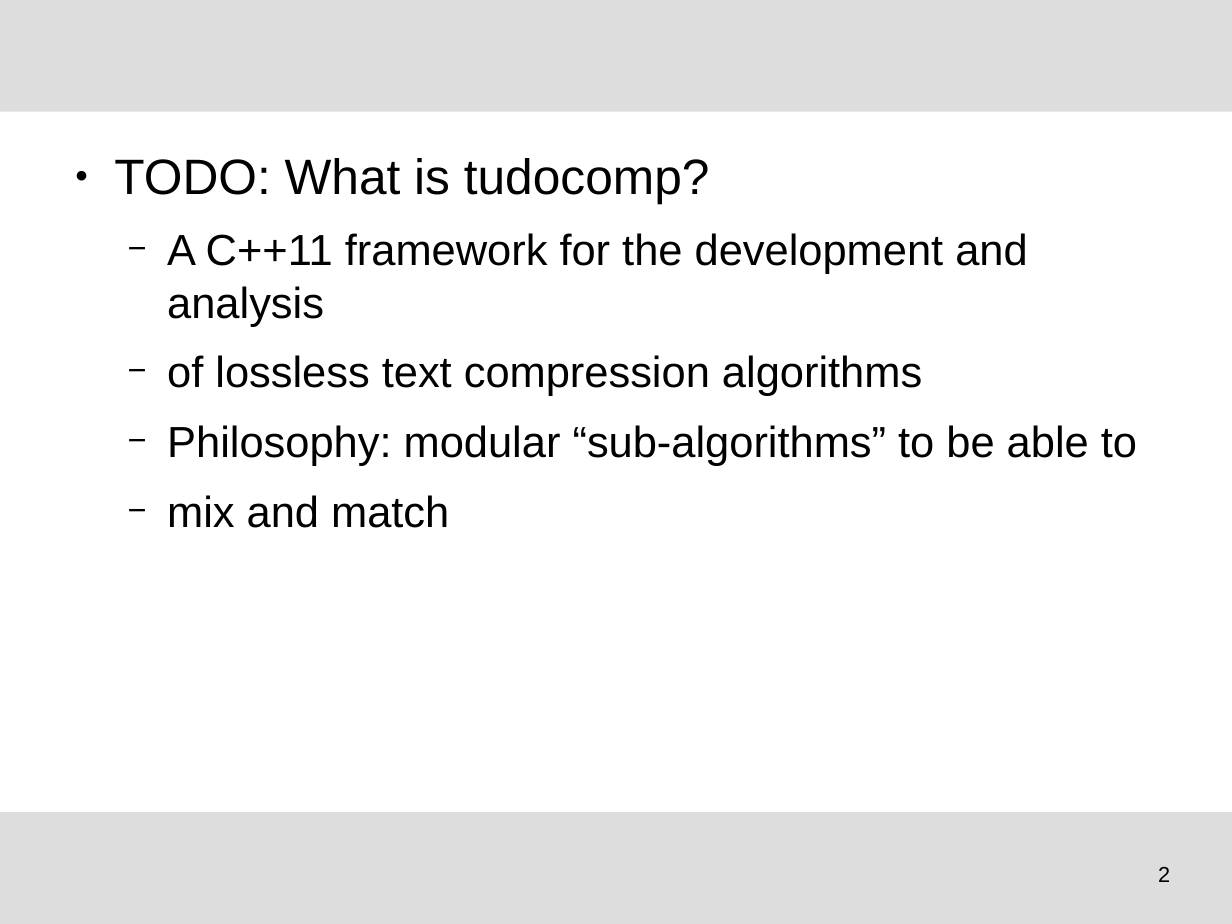
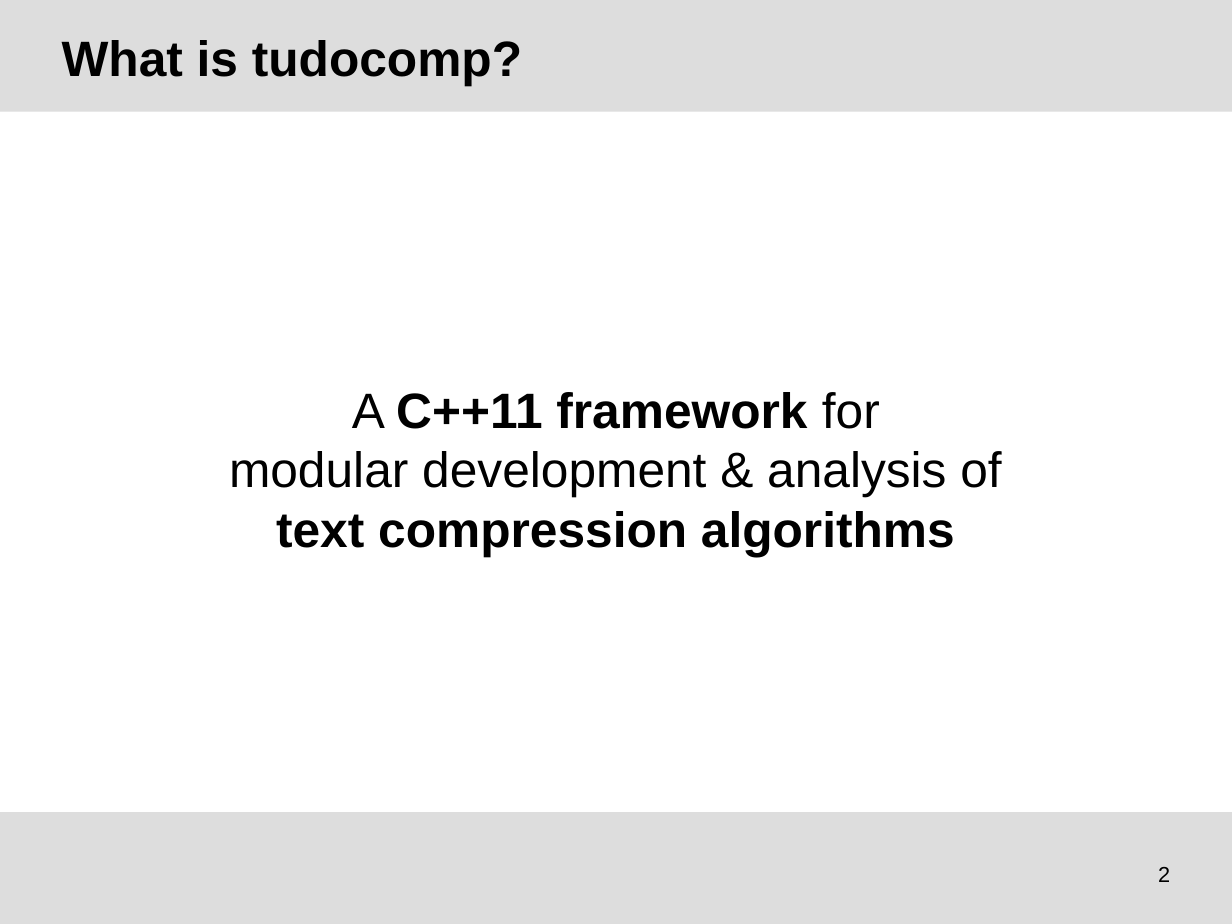
Before and after one commit to tudocomp/tudocomp, a slide deck: slide 2 of etc/presentation.odp. Drawn at 1232x924 pixels with LibreOffice and Linux fonts; fonts in the diff are those of the drawing; background and template pictures are left out. Boxes give left, top, right and bottom in pixels: in the first picture for what was removed or moved away, otherwise in the second. Text is boxed around its words. In the diff, an @@ line names an element or a change of style, - is before the commit and + after.

Commit message:
Presentation progress #17449

```diff
--- a/etc/presentation.odp
+++ b/etc/presentation.odp
@@ title added at (62,40,522,85), 32 pt, text #000000, bold @@
+What is tudocomp?
@@ text removed at (114,158,1137,528) @@
-● TODO: What is tudocomp?
-  − A C++11 framework for the development and analysis
-  − of lossless text compression algorithms
-  − Philosophy: modular “sub-algorithms” to be able to
-  − mix and match
@@ text added at (229,392,1001,556), 32 pt, text #000000, bold @@
+A C++11 framework for
+modular development & analysis of
+text compression algorithms
```
Also in this commit, not shown: 8 other slides changed, 5 slides added.
